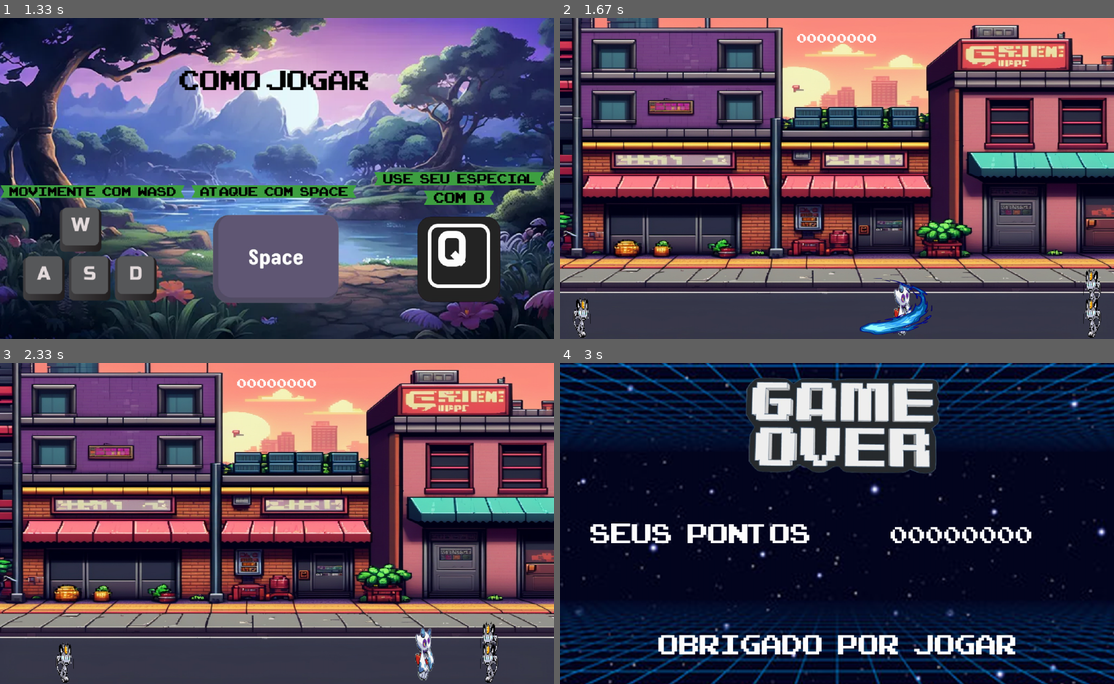
Above: before the commit, frames 1-4 (two rows, left to right).
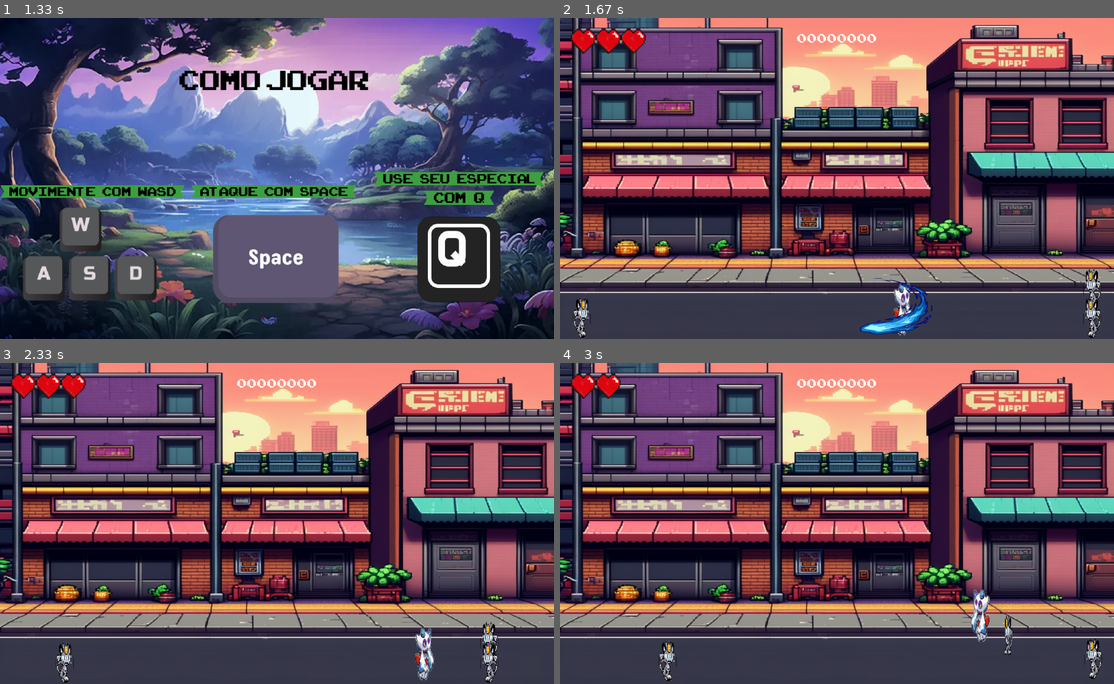
Above: after the commit, the same moments.

Repository: JPNoman/PyGame-Beat-Em-Up
Game: pygame game, started from jogo.py
The game is run twice, just before and just after one commit, with the same random seed, the same clock (stepped at 60 frames per second) and the same inputs.
Inputs:
- Up to frame 1 (1.33 s): tap Space at 0.33, 0.67 s; hold Space from 1 s (still down)
- Up to frame 2 (1.67 s): release Space at 1.47 s; hold Space from 1.5 s (still down); hold D from 1.5 s (still down)
- Up to frame 3 (2.33 s): release Space at 1.97 s; release D at 1.97 s; hold D from 2 s (still down)
- Up to frame 4 (3 s): release D at 2.47 s; hold W 2.5-2.8 s; hold A from 2.83 s (still down)

Frame 1 is identical in both runs. In frame 2, 0.7% of the frame differs, in the area x 1-16%, y 3-12%; in frame 3, 0.7%; in frame 4, 88%, in the area x 0-100%, y 0-100%.

Commit message:
sistema de vidas >:P

Diff:
--- a/jogo.py
+++ b/jogo.py
@@ -42,7 +42,7 @@
 score = 0
 inim_add = 0
 reforços = 0
-
+vidas = 3
 
 # Define o jogador
 
@@ -542,9 +542,6 @@
                 running = False
 
             if event.type == pygame.KEYUP:
-                if event.key == pygame.K_SPACE:
-                    state = QUIT
-                    running = False
                 if event.key == pygame.K_ESCAPE:
                     state = QUIT
                     running = False
@@ -647,6 +644,10 @@
 assets['death'] = pygame.image.load('assets/death_effect.png').convert_alpha()
 assets['death'] = pygame.transform.scale(assets['death'], (largura_inimigo, altura_inimigo)) # Tamanho da explosão
 assets["score_font"] = pygame.font.Font('assets/fonte.ttf', 28)
+assets['hit'] = pygame.mixer.Sound('assets/hit.mp3')
+assets['lowhealth'] = pygame.mixer.Sound('assets/lowhealth.mp3')
+assets['vida'] = pygame.image.load('assets/vida.png').convert_alpha()
+assets['vida'] = pygame.transform.scale(assets['vida'], (70, 70))
 
 # Cria o player
 jogador = player(groups, assets['froslass'])
@@ -742,10 +743,19 @@
         hits = pygame.sprite.spritecollide(jogador, enemies, True)
         if len(hits) > 0:
             # Toca o som da colisão
-            #assets['boom_sound'].play()
-            #time.sleep(3) # Precisa esperar senão fecha
-            #game = False
-            state = OVER
+            assets['hit'].play()
+            vidas -= 1
+
+            # Respawn do inimigo
+            for _ in range(len(hits)):
+                m = Enemy(assets['Meowth'], assets['Meowth'], jogador)
+                all_sprites.add(m)
+                enemies.add(m)
+
+            if vidas == 1:
+                assets['lowhealth'].play()
+            if vidas < 1:
+                state = OVER
 
         # Adiciona mais inimigos ao longo do tempo
         if inim_add > reforços:
@@ -763,6 +773,19 @@
         text_rect = pontos.get_rect()
         text_rect.midtop = ((altura / 2),  45)
         window.blit(pontos, text_rect)
+
+        # Desenhando vidas
+        imgvida = assets['vida']
+        if vidas == 3:
+            window.blit(imgvida, (30, 30))
+            window.blit(imgvida, (100, 30))
+            window.blit(imgvida, (170, 30))
+        elif vidas == 2:
+            window.blit(imgvida, (30, 30))
+            window.blit(imgvida, (100, 30))
+        elif vidas == 1:
+            window.blit(imgvida, (30, 30))
+
         pygame.display.update()  # Mostra o novo frame para o jogador
     elif state == OVER:
         pygame.mixer.music.pause()
Binary file added: assets/vida.png
Not shown, added: assets/hit.mp3
Not shown, added: assets/lowhealth.mp3
